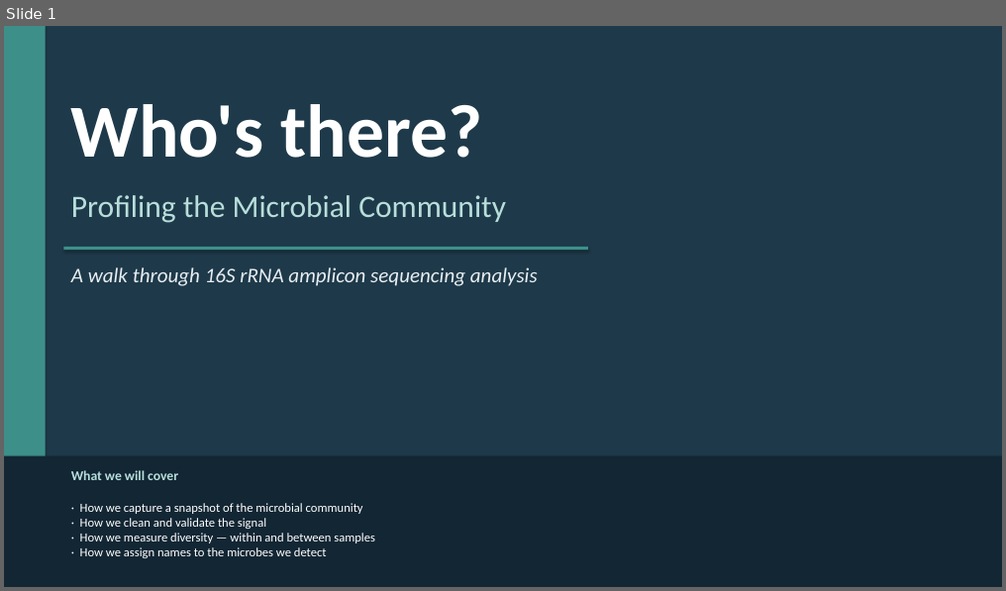
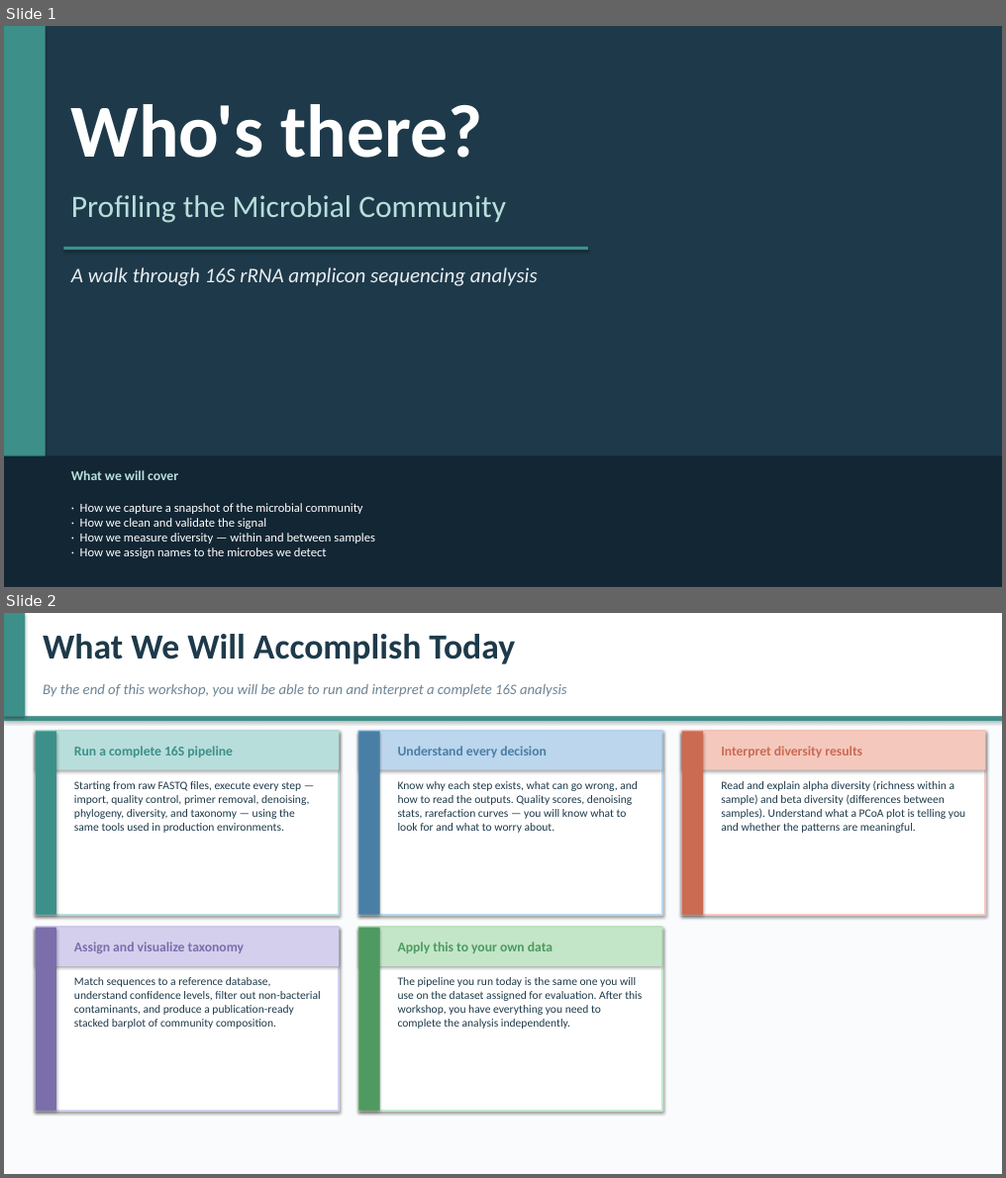
Before and after one commit to FelipeMelis/clases-sistemas-microbiologicos, a slide deck: modulo1_16S_DADA2_QIIME2/slides/modulo1_highlevel.pptx. Shown one above the other, each under a label of ours: slide 1 before the commit, slides 1 and 2 after it. The pictures are 1006x591 and 1006x1178 pixels, drawn with LibreOffice and Linux fonts; fonts in the diff are those of the drawing. Boxes give left, top, right and bottom in pixels: in the first picture for what was removed or moved away, otherwise in the second. Text is boxed around its words. In the diff, an @@ line names an element or a change of style, - is before the commit and + after.

Commit message:
add class objectives slide to high-level presentation

```diff
--- a/modulo1_16S_DADA2_QIIME2/slides/modulo1_highlevel.pptx
+++ b/modulo1_16S_DADA2_QIIME2/slides/modulo1_highlevel.pptx
@@ slide 2 added at <box>4,613,1002,1174</box>, background #FAFBFC @@
@@ rectangle added at <box>4,613,1002,716</box>, fill #FFFFFF @@
@@ rectangle added at <box>4,613,25,716</box>, fill #3D908A @@
@@ text added at <box>43,634,515,664</box>, 34 pt, text #1E3A4A, bold @@
+What We Will Accomplish Today
@@ text added at <box>43,684,566,697</box>, 14 pt, text #6E8494, italic @@
+By the end of this workshop, you will be able to run and interpret a complete 16S analysis
@@ rectangle added at <box>4,716,1002,721</box>, fill #3D908A @@
@@ rectangle added at <box>36,731,339,915</box>, fill #FFFFFF, outline #B8DEDB 2 pt @@
@@ rectangle added at <box>36,731,339,770</box>, fill #B8DEDB @@
@@ rectangle added at <box>36,731,56,915</box>, fill #3D908A @@
@@ rectangle added at <box>358,731,662,915</box>, fill #FFFFFF, outline #BBD6ED 2 pt @@
@@ rectangle added at <box>358,731,662,770</box>, fill #BBD6ED @@
@@ rectangle added at <box>358,731,380,915</box>, fill #4A7FA5 @@
@@ rectangle added at <box>682,731,985,915</box>, fill #FFFFFF, outline #F5C8BE 2 pt @@
@@ rectangle added at <box>682,731,985,770</box>, fill #F5C8BE @@
@@ rectangle added at <box>682,731,703,915</box>, fill #CB6B52 @@
@@ text added at <box>74,746,233,758</box>, 13 pt, text #3D908A, bold @@
+Run a complete 16S pipeline
@@ text added at <box>398,746,547,758</box>, 13 pt, text #4A7FA5, bold @@
+Understand every decision
@@ text added at <box>721,746,862,758</box>, 13 pt, text #CB6B52, bold @@
+Interpret diversity results
@@ text added at <box>74,781,309,833</box>, 11 pt, text #1E3A4A @@
+Starting from raw FASTQ files, execute every step — import, quality control, primer removal, denoising, phylogeny, diversity, and taxonomy — using the same tools used in production environments.
@@ text added at <box>398,781,638,833</box>, 11 pt, text #1E3A4A @@
+Know why each step exists, what can go wrong, and how to read the outputs. Quality scores, denoising stats, rarefaction curves — you will know what to look for and what to worry about.
@@ text added at <box>721,781,965,833</box>, 11 pt, text #1E3A4A @@
+Read and explain alpha diversity (richness within a sample) and beta diversity (differences between samples). Understand what a PCoA plot is telling you and whether the patterns are meaningful.
@@ rectangle added at <box>36,928,339,1111</box>, fill #FFFFFF, outline #D5CFEE 2 pt @@
@@ rectangle added at <box>36,928,339,966</box>, fill #D5CFEE @@
@@ rectangle added at <box>36,928,56,1111</box>, fill #7B6EAA @@
@@ rectangle added at <box>358,928,662,1111</box>, fill #FFFFFF, outline #C3E6C8 2 pt @@
@@ rectangle added at <box>358,928,662,966</box>, fill #C3E6C8 @@
@@ rectangle added at <box>358,928,380,1111</box>, fill #4F9A60 @@
@@ text added at <box>74,942,244,954</box>, 13 pt, text #7B6EAA, bold @@
+Assign and visualize taxonomy
@@ text added at <box>398,942,552,954</box>, 13 pt, text #4F9A60, bold @@
+Apply this to your own data
@@ text added at <box>74,977,321,1029</box>, 11 pt, text #1E3A4A @@
+Match sequences to a reference database, understand confidence levels, filter out non-bacterial contaminants, and produce a publication-ready stacked barplot of community composition.
@@ text added at <box>398,977,642,1029</box>, 11 pt, text #1E3A4A @@
+The pipeline you run today is the same one you will use on the dataset assigned for evaluation. After this workshop, you have everything you need to complete the analysis independently.
```
